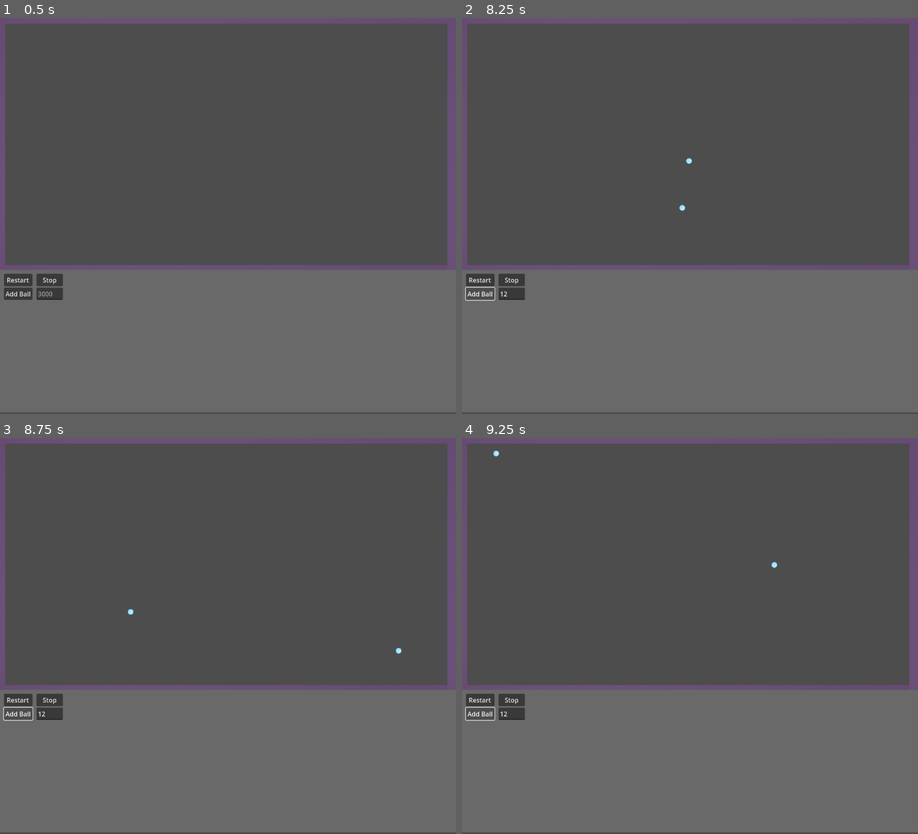
Above: before the commit, frames 1-4 (two rows, left to right).
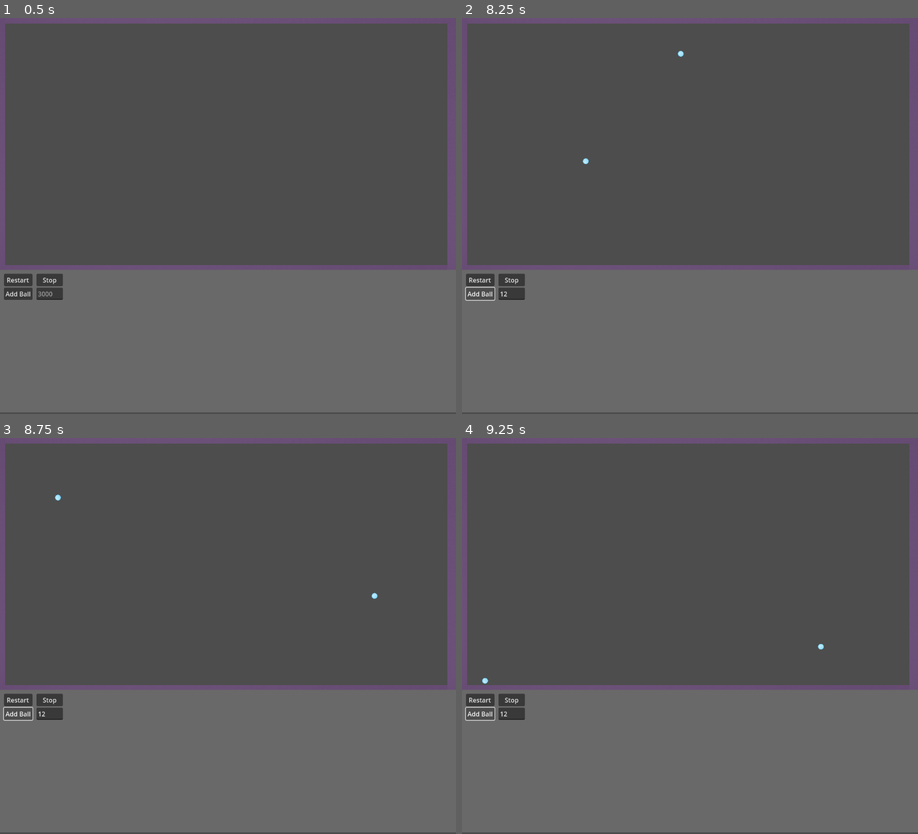
Above: after the commit, the same moments.

Repository: slinkp/godot-bounce-1
Game: Godot game, scene res://main.tscn
Same seed, same stepped clock (60 frames per second), same inputs: the game is played once before the commit and once after it.
Inputs (mouse positions are in pixels of both pictures, inside the frame that each line leads up to):
- Up to frame 1 (0.5 s): no input
- Up to frame 2 (8.25 s): click (512, 295) at 0.52 s; type "12" at 0.6 s; click "Restart" at 1.25 s; click "Restart" at 2 s; click "Restart" at 2.75 s; click "Stop" at 3.5 s; click "Add Ball" at 4.25 s; click "Stop" at 5 s; click "Add Ball" at 5.75 s; click "Stop" at 6.5 s; click "Add Ball" at 7.25 s; tap Enter at 8 s
- Up to frame 3 (8.75 s): no input
- Up to frame 4 (9.25 s): no input

Frame 1 is identical in both runs. In frame 2, less than 0.1% of the frame differs, in the area x 26-51%, y 8-49%; in frame 3, less than 0.1%; in frame 4, less than 0.1%.

Commit message:
Added a bus for non-border walls with chorus & phase effect, and fixed error in previous refactor where only the last configured audio player was actually used

Diff:
--- a/audio_handler.gd
+++ b/audio_handler.gd
@@ -11,6 +11,7 @@
 	"wall_l": "left",
 }
 
+var player_mapping = {}
 
 # Twelfth root of two = one semitone in equal temperament.
 # See eg https://dbpedia.org/page/Twelfth_root_of_two
@@ -28,8 +29,8 @@
 
 func handle_hit(body, hit_position):
 	# Random sound engine!
-	if RandomNumberGenerator.new().randi_range(0, 1) == 0:
-		play_sample(hit_position)
+	if true || RandomNumberGenerator.new().randi_range(0, 1) == 0:
+		play_sample(body, hit_position)
 	else:
 		send_osc(hit_position)
 
@@ -108,11 +109,12 @@
 	print("Got pitch ratio %s from position %s" % [pitch_ratio, x])
 	return pitch_ratio
 
-func play_sample(hit_position):
+func play_sample(body, hit_position):
 	# TODO: make this work for y on the left/right walls too
 	var pitch_scale = pitch_scale_from_x_position(hit_position.x)
-	player.pitch_scale = pitch_scale
-	player.play()
+	var this_player = player_mapping.get(body.name, player_mapping["weird"])
+	this_player.pitch_scale = pitch_scale
+	this_player.play()
 
 func get_sound_path(nodename):
 	return "res://assets/sounds/drum-hit-tom-low_100bpm_D#_major.wav"
@@ -120,8 +122,9 @@
 func load_sound(nodename):
 	var path = get_sound_path(nodename)
 	player = AudioStreamPlayer.new()
+	player_mapping[nodename] = player
 	add_child(player)
-	var bus_name = bus_mapping[nodename]
+	var bus_name = bus_mapping.get(nodename, "weird")
 	player.bus = bus_name
 	if FileAccess.file_exists(path):
 		var stream = load(path)
--- a/default_bus_layout.tres
+++ b/default_bus_layout.tres
@@ -30,6 +30,21 @@
 [sub_resource type="AudioEffectPanner" id="AudioEffectPanner_8b6iw"]
 resource_name = "Panner"
 pan = -0.72
+
+[sub_resource type="AudioEffectPhaser" id="AudioEffectPhaser_icxhq"]
+resource_name = "Phaser"
+
+[sub_resource type="AudioEffectChorus" id="AudioEffectChorus_q4613"]
+resource_name = "Chorus"
+voice_count = 3
+dry = 0.87
+wet = 0.75
+voice/3/delay_ms = 12.0
+voice/3/rate_hz = 1.7
+voice/3/depth_ms = 0.4
+voice/3/level_db = 0.0
+voice/3/cutoff_hz = 12000.0
+voice/3/pan = 0.0
 
 [resource]
 bus/0/effect/0/effect = SubResource("AudioEffectLimiter_s4d5c")
@@ -66,3 +81,13 @@
 bus/4/effect/0/enabled = true
 bus/4/effect/1/effect = SubResource("AudioEffectPanner_8b6iw")
 bus/4/effect/1/enabled = true
+bus/5/name = &"weird"
+bus/5/solo = false
+bus/5/mute = false
+bus/5/bypass_fx = false
+bus/5/volume_db = 0.0
+bus/5/send = &"Master"
+bus/5/effect/0/effect = SubResource("AudioEffectPhaser_icxhq")
+bus/5/effect/0/enabled = true
+bus/5/effect/1/effect = SubResource("AudioEffectChorus_q4613")
+bus/5/effect/1/enabled = true
--- a/main.gd
+++ b/main.gd
@@ -10,6 +10,7 @@
 	$AudioHandler.load_sound("wall_r")
 	$AudioHandler.load_sound("wall_b")
 	$AudioHandler.load_sound("wall_l")
+	$AudioHandler.load_sound("weird")
 	restart_game()
 
 # Called every frame. 'delta' is the elapsed time since the previous frame.
@@ -24,7 +25,7 @@
 	# it gets freed?
 	await get_tree().create_timer(0.5).timeout
 	print("Starting game")
-	add_random_ball()
+
 
 func stop_game():
 	print("Stopping")
Not shown: 1 places in default_bus_layout.tres that only renumber resources
